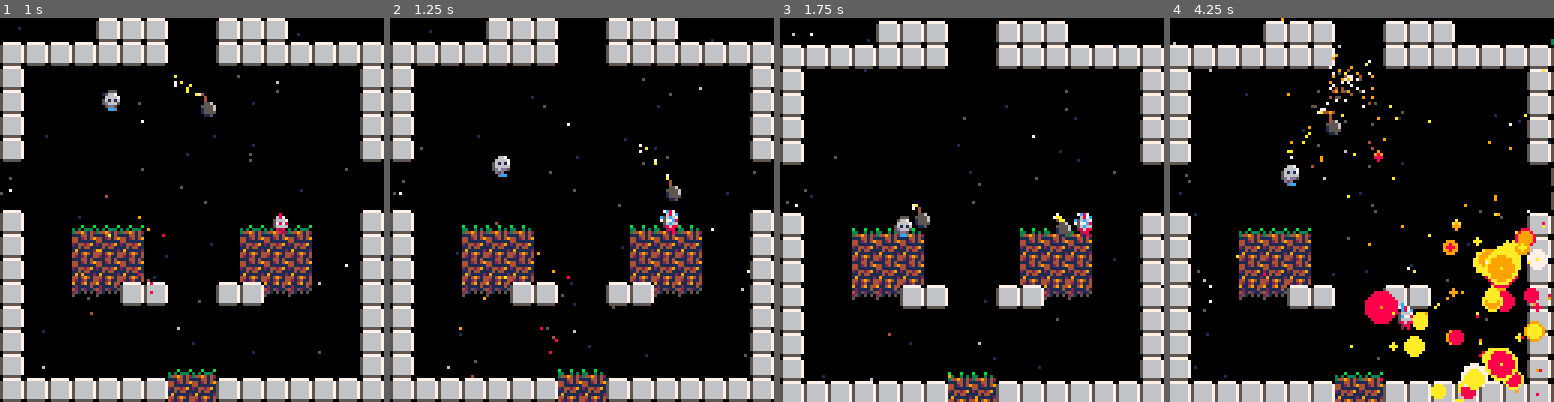
Above: before the commit, frames 1-4 (left to right).
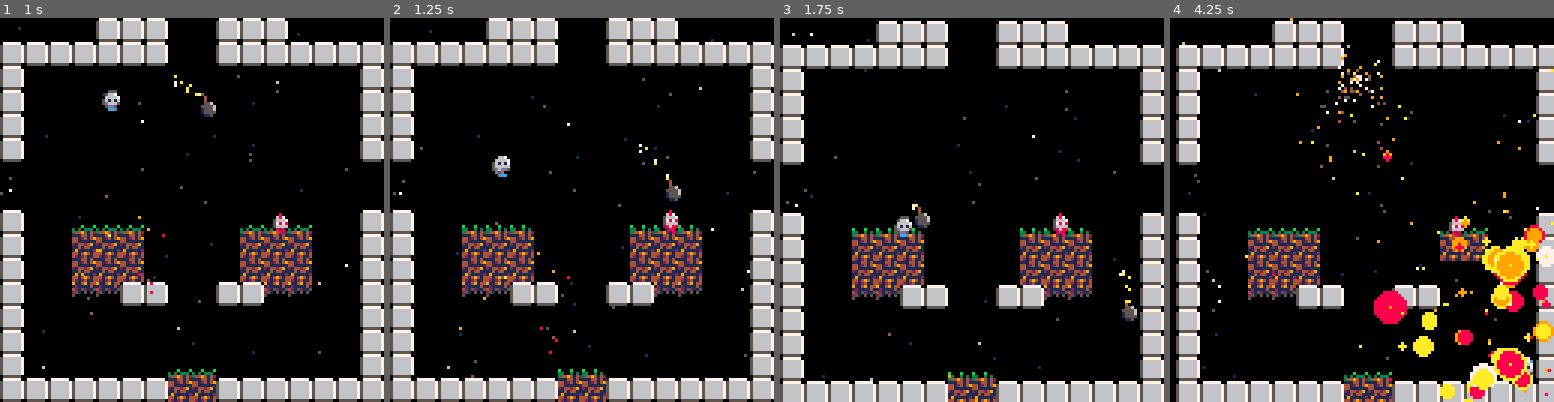
Above: after the commit, the same moments.

Repository: lkingsford/pico8-projects
Game: PICO-8 cartridge plat1.p8
The game is run twice, just before and just after one commit, with the same random seed, the same clock (stepped at 60 frames per second) and the same inputs.
Inputs:
- Up to frame 1 (1 s): tap X (X key) at 0.33 s; tap O (Z key) at 0.7 s
- Up to frame 2 (1.25 s): tap X (X key) at 1.07 s
- Up to frame 3 (1.75 s): hold Right from 1.6 s (still down); tap O (Z key) at 1.7 s
- Up to frame 4 (4.25 s): tap X (X key) at 1.85, 2.97, 4.08 s; release Right at 2.1 s; tap O (Z key) every 0.4 s from 2.1 to 4.1 s; hold Up 2.15-2.42 s; hold Right 2.47-3.03 s; hold Left 3.08-3.58 s; hold Down 3.63-3.97 s; hold Right from 4.02 s (still down)

Frame 1 is identical in both runs. In frame 2, less than 0.1% of the frame differs, in the area x 70-75%, y 50-54%; in frame 3, 0.6%; in frame 4, 25%, in the area x 0-100%, y 0-100%.

Commit message:
Open crate

Diff:
--- a/plat1.p8
+++ b/plat1.p8
@@ -223,17 +223,19 @@
 			end
 			-- Check if hit another actor that can be knocked out
 			for i in all(actors) do
-				if i != a and i.knocked >= 0 and a.knocked != 0 then
+				if i != a and a.knocked != 0 then
 					local speed = distance(a.dx, a.dy)
-					if distance(i.x, i.y, a.x, a.y) < 12 and speed > 0 and a.recent_thrower != i then
+					if distance(i.x, i.y, a.x, a.y) < 8 and speed > 0 and a.recent_thrower != i then
 						i.dx = (a.dx * a.weight + i.dx * i.weight) / 2
 						i.dy = (a.dy * a.weight + i.dy * i.weight) / 2
-						i.knocked += 20
+						if i.knocked >= 0 then
+							i.knocked += 20
+							sfx(5)
+						end
 						a.dx = 0
 						a.dy = 0
 						a.recent_thrower = i
 						a.throw_time = 45
-						sfx(5)
 					end
 				end
 			end
@@ -282,7 +284,9 @@
 	if o then
 		local ground_item = check_ground(actor)
 		if actor.holding then
-			if d then
+			if actor.holding.action then
+				actor.holding.action(actor.holding, u)
+			elseif d then
 				drop_item(actor)
 			else
 				throw_item(actor, actor.holding, u)
@@ -576,6 +580,8 @@
 			local a = new_actor(68, crate_logic)
 			a.x = s.loc.x * 8
 			a.y = s.loc.y * 8
+			a.exploded = crate_exploded
+			a.action = crate_action
 			add(actors, a)
 		end
 		-- Draw more particles as getting closer
@@ -596,8 +602,19 @@
 	end
 end
 
-function crate_logic(c)
-
+function crate_exploded(crate)
+	open_crate(crate)
+end
+
+function crate_action(crate, d)
+	open_crate(crate)
+end
+
+function open_crate(crate)
+	del(actors, crate)
+	if crate.held_by then
+		crate.held_by.holding = nil
+	end
 end
 
 function init_back()
